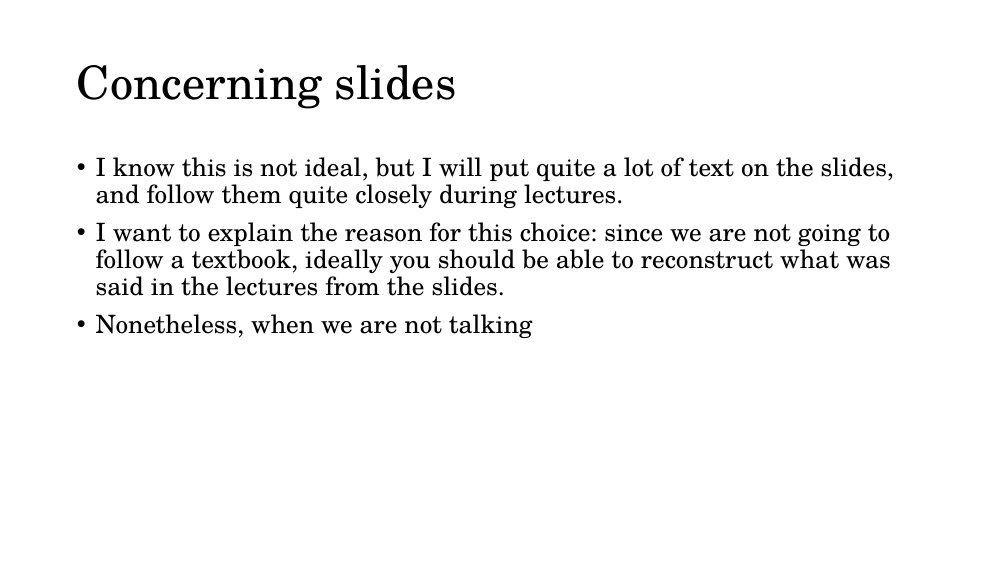
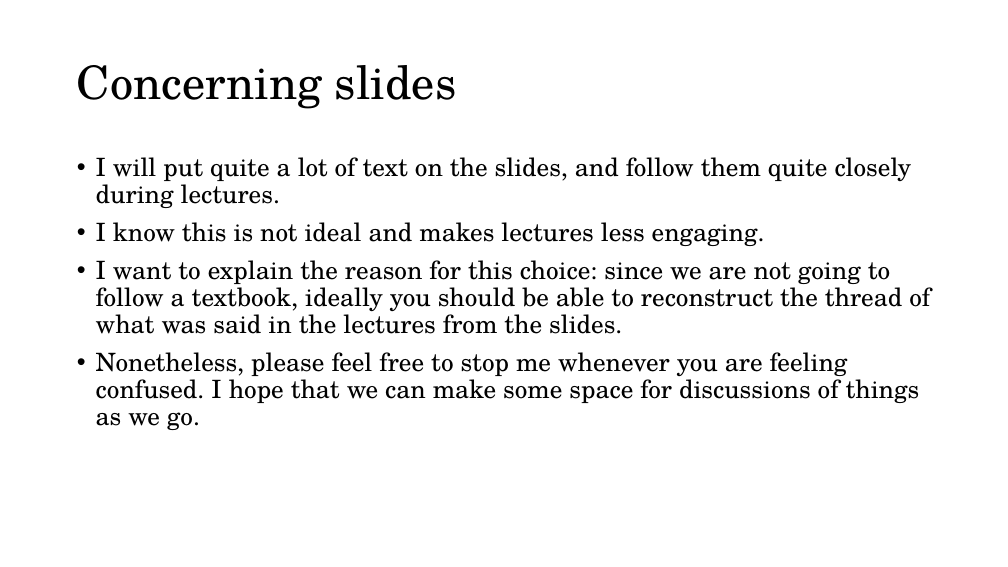
Before and after one commit to thelogicalgrammar/pLoT_course, a slide deck: slide 8 of 1_introduction.pptx. Drawn at 1008x567 pixels with LibreOffice and Linux fonts; fonts in the diff are those of the drawing; background and template pictures are left out. Boxes give left, top, right and bottom in pixels: in the first picture for what was removed or moved away, otherwise in the second. Text is boxed around its words. In the diff, an @@ line names an element or a change of style, - is before the commit and + after.

```diff
--- a/1_introduction.pptx
+++ b/1_introduction.pptx
@@ text at <box>96,157,930,430</box>: text changed @@
-• I know this is not ideal, but I will put quite a lot of text on the slides, and follow them quite closely during lectures.
-• I want to explain the reason for this choice: since we are not going to follow a textbook, ideally you should be able to reconstruct what was said in the lectures from the slides.
-• Nonetheless, when we are not talking
+• I will put quite a lot of text on the slides, and follow them quite closely during lectures.
+• I know this is not ideal and makes lectures less engaging.
+• I want to explain the reason for this choice: since we are not going to follow a textbook, ideally you should be able to reconstruct the thread of what was said in the lectures from the slides.
+• Nonetheless, please feel free to stop me whenever you are feeling confused. I hope that we can make some space for discussions of things as we go.
```
Also in this commit, not shown: 7 other slides changed, 9 other files.
